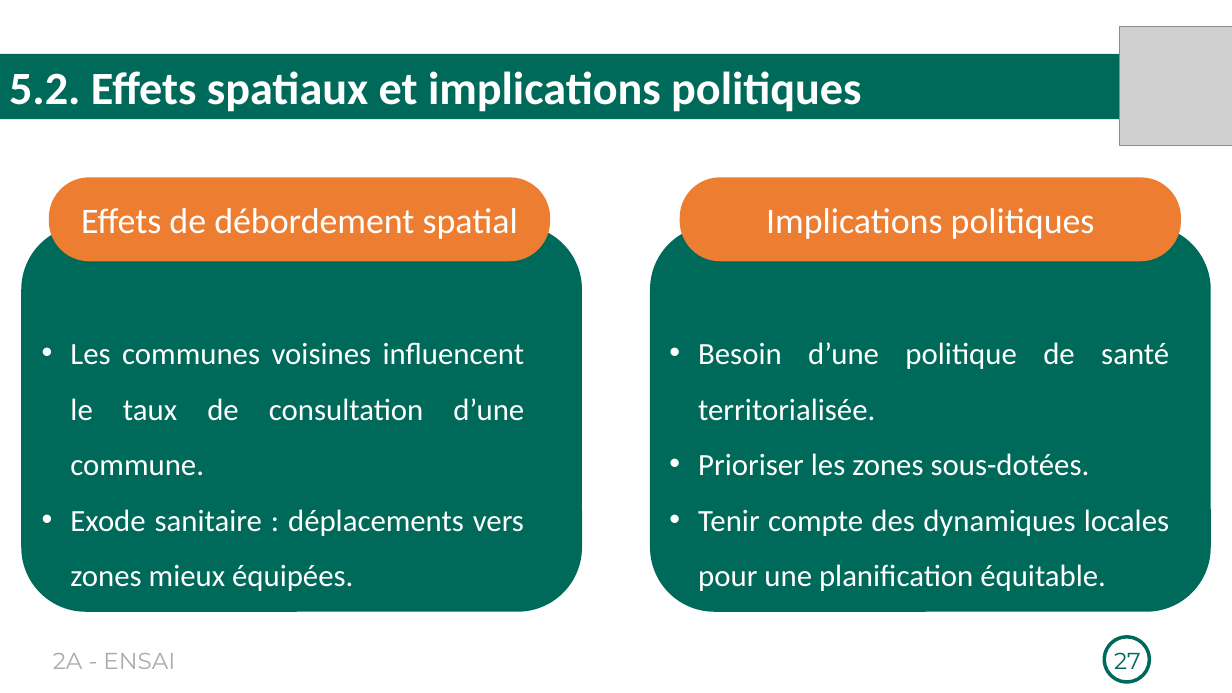
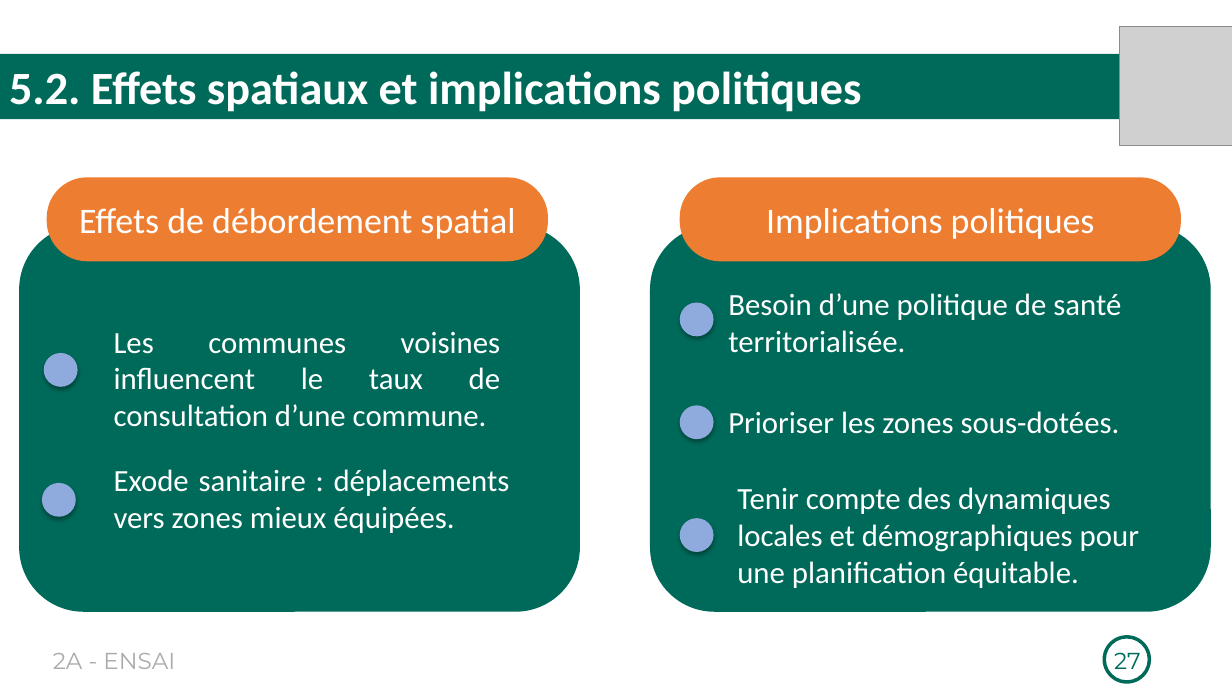
Before and after one commit to Richard-GOZAN/Projet-Stat-2A-Ensai, a slide deck: slide 27 of Présentation/Soutenance_Groupe25.pptx. Drawn at 1232x693 pixels with LibreOffice and Linux fonts; fonts in the diff are those of the drawing; grey boxes stand for pictures. Boxes give left, top, right and bottom in pixels: in the first picture for what was removed or moved away, otherwise in the second. Text is boxed around its words. In the diff, an @@ line names an element or a change of style, - is before the commit and + after.

```diff
--- a/Présentation/Soutenance_Groupe25.pptx
+++ b/Présentation/Soutenance_Groupe25.pptx
@@ text added at [728,293,1121,353], 24 pt, text #FFFFFF @@
+Besoin d’une politique de santé territorialisée.
@@ text "Les communes voisines influencent le ...": place and size @@
-text "Les communes voisines influencent le ..." at [70,342,525,591]
+text "Les communes voisines influencent le ..." at [114,332,501,427]
@@ text "Les communes voisines influencent le ..." at [114,332,501,427]: bullet • to none; line spacing 1.5 to 1; vertical alignment middle to top @@
@@ ellipse added at [680,302,714,336], fill #8FAADC @@
@@ ellipse added at [43,353,78,387], fill #8FAADC @@
@@ ellipse added at [680,406,714,440], fill #8FAADC @@
@@ text added at [728,411,1120,434], 24 pt, text #FFFFFF @@
+Prioriser les zones sous-dotées.
@@ text added at [114,469,510,533], 24 pt, text #FFFFFF @@
+Exode sanitaire : déplacements vers zones mieux équipées.
@@ text "Tenir compte des dynamiques locales ..." at [737,487,1139,588]: vertical alignment middle to top @@
@@ ellipse added at [42,483,76,518], fill #8FAADC @@
@@ text at [70,509,524,591]: paragraph removed @@
-• Exode sanitaire : déplacements vers zones mieux équipées.
@@ text at [737,487,1139,588]: text changed @@
-• Besoin d’une politique de santé territorialisée.
-• Prioriser les zones sous-dotées.
-• Tenir compte des dynamiques locales pour une planification équitable.
+Tenir compte des dynamiques locales et démographiques pour une planification équitable.
@@ ellipse added at [680,518,714,553], fill #8FAADC @@
```
Also in this commit, not shown: 5 other slides changed, 1 other file.
